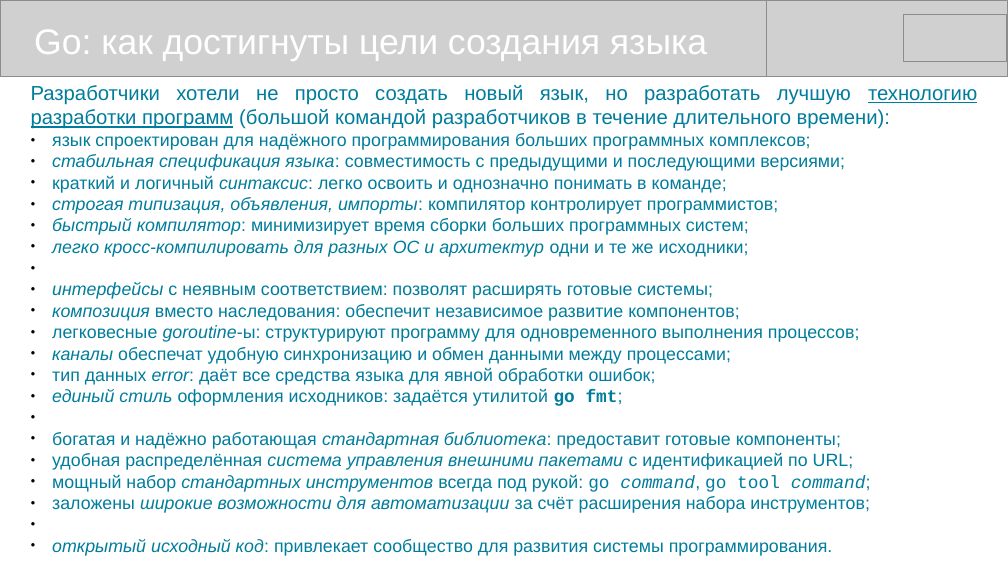
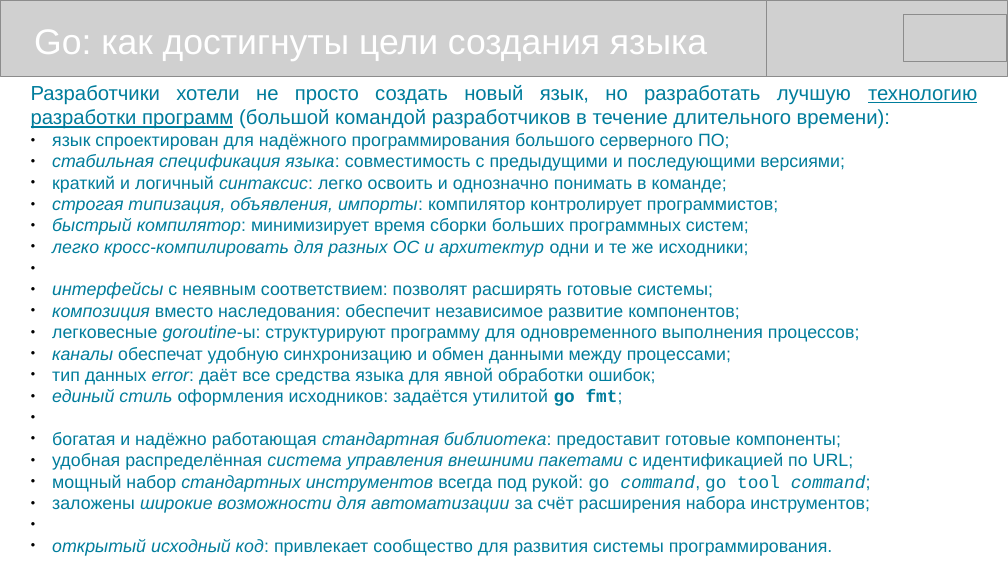
Before and after one commit to mike-shock/Go_language, a slide deck: slide 5 of Go_Preview.odp. Drawn at 1008x567 pixels with LibreOffice and Linux fonts; fonts in the diff are those of the drawing; grey boxes stand for pictures. Boxes give left, top, right and bottom in pixels: in the first picture for what was removed or moved away, otherwise in the second. Text is boxed around its words. In the diff, an @@ line names an element or a change of style, - is before the commit and + after.

```diff
--- a/Go_Preview.odp
+++ b/Go_Preview.odp
@@ text at <box>52,133,730,150</box>: text changed @@
-● язык спроектирован для надёжного программирования больших программных комплексов;
+● язык спроектирован для надёжного программирования большого серверного ПО;
```
Also in this commit, not shown: 12 other slides changed, 4 other files.
